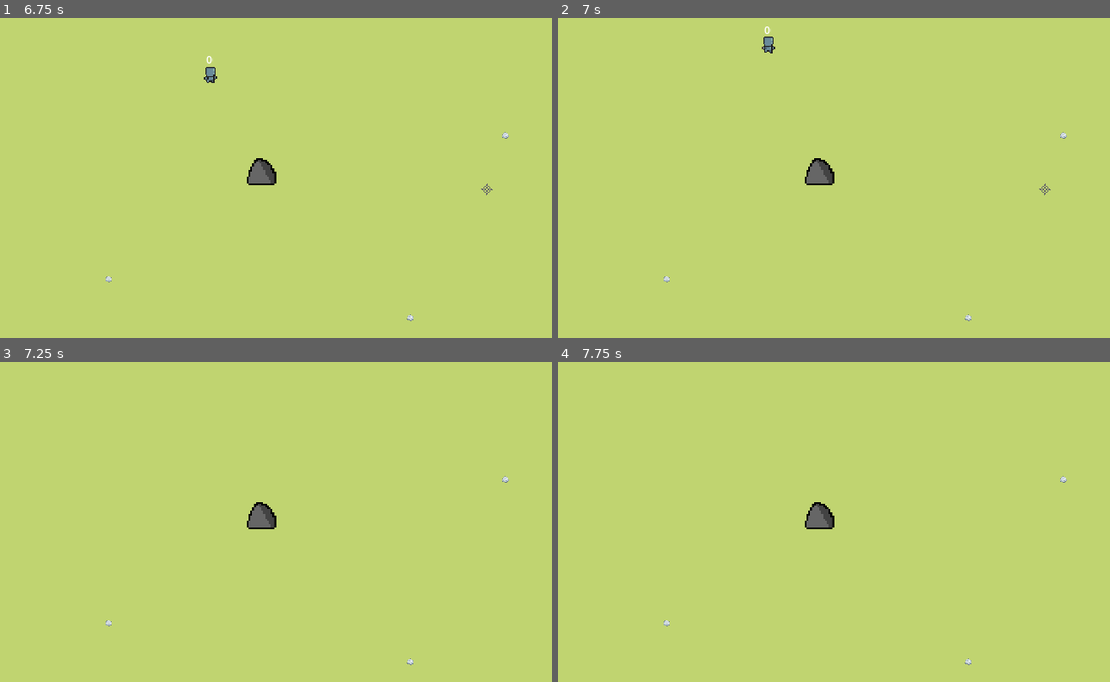
Above: before the commit, frames 1-4 (two rows, left to right).
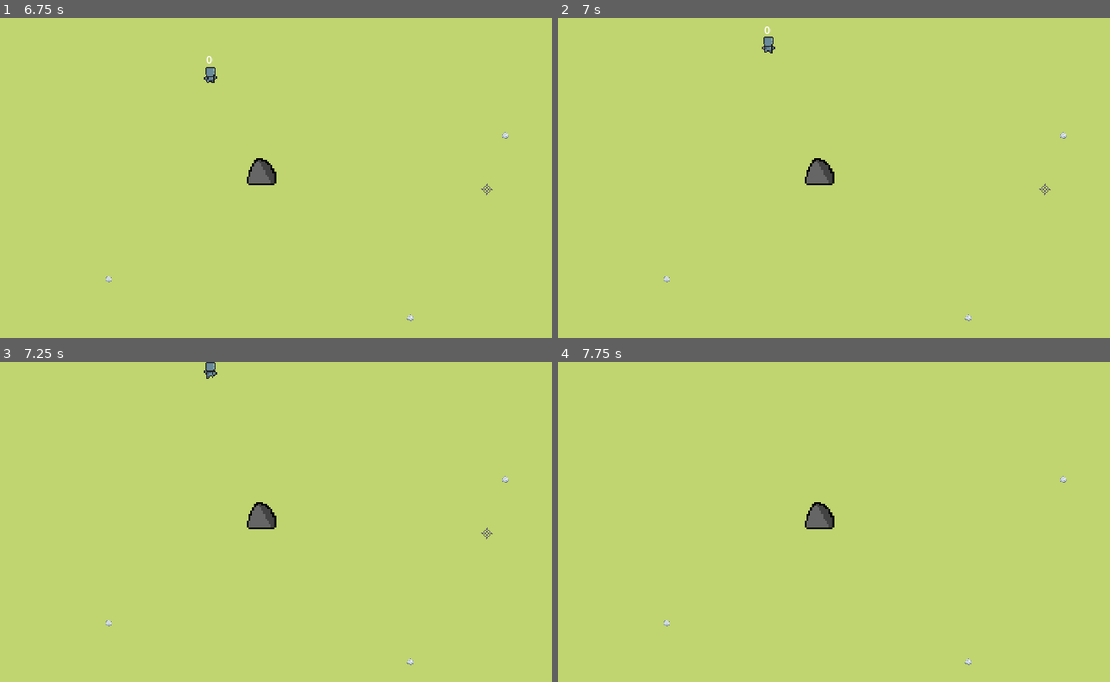
Above: after the commit, the same moments.

Repository: c2i-junia/jeu-godot
Game: Godot game, scene res://scenes/world.tscn
Two runs of this game, one before a commit and one after it. Both use one fixed random seed, a clock stepped at 60 frames per second and the inputs below.
Inputs (mouse positions are in pixels of both pictures, inside the frame that each line leads up to):
- Up to frame 1 (6.75 s): tap Enter at 0.5, 5.75 s; move the mouse to (485, 187) at 0.52 s; hold D (move_right) 0.53-1.28 s; tap Space (join-leave) at 0.6, 2.85, 3.5, 5.1, 6.5 s; move the mouse to (204, 226) at 1.27 s; hold S (move_down) 1.28-2.03 s; click (204, 226) at 1.35 s; move the mouse to (408, 123) at 2.02 s; hold D (move_right) 2.03-2.78 s; tap F (ramasser_pierre) at 2.1, 4.35, 6.6 s; move the mouse to (303, 283) at 2.77 s; hold W (move_up) 2.78-3.53 s; move the mouse to (540, 264) at 3.52 s; hold A (move_left) 3.53-5.03 s; click (540, 264) at 3.6 s; move the mouse to (138, 152) at 4.27 s; move the mouse to (369, 206) at 5.02 s; hold S (move_down) 5.03-5.78 s; move the mouse to (237, 114) at 5.77 s; hold D (move_right) 5.78-6.53 s; click (237, 114) at 5.85 s; move the mouse to (485, 187) at 6.52 s; hold W (move_up) from 6.53 s (still down)
- Up to frame 2 (7 s): keep holding W (move_up)
- Up to frame 3 (7.25 s): keep holding W (move_up)
- Up to frame 4 (7.75 s): tap Enter at 7.25 s; move the mouse to (762, 570) at 7.27 s; release W (move_up) at 7.28 s; hold D (move_right) from 7.28 s (still down); tap Space (join-leave) at 7.35 s

Frames 1-2 are identical in both runs. In frame 3, 0.1% of the frame differs, in the area x 36-90%, y 0-56%; in frame 4, nothing differs.

Commit message:
Ajout bord de map

Diff:
--- a/src/scenes/world.tscn
+++ b/src/scenes/world.tscn
@@ -231,6 +231,12 @@
 [sub_resource type="CircleShape2D" id="CircleShape2D_73e5t"]
 radius = 6.0
 
+[sub_resource type="SegmentShape2D" id="SegmentShape2D_nfke4"]
+b = Vector2(0, 648)
+
+[sub_resource type="SegmentShape2D" id="SegmentShape2D_p5588"]
+b = Vector2(1152, 0)
+
 [node name="World" type="Node2D"]
 y_sort_enabled = true
 script = ExtResource("1_kex6r")
@@ -281,6 +287,23 @@
 
 [node name="CollisionShape2D" type="CollisionShape2D" parent="CollectableStone3"]
 shape = SubResource("CircleShape2D_73e5t")
+
+[node name="bordDeMap" type="StaticBody2D" parent="."]
+
+[node name="Largeur1" type="CollisionShape2D" parent="bordDeMap"]
+shape = SubResource("SegmentShape2D_nfke4")
+
+[node name="Largeur2" type="CollisionShape2D" parent="bordDeMap"]
+position = Vector2(1152, 0)
+shape = SubResource("SegmentShape2D_nfke4")
+
+[node name="Longueur1" type="CollisionShape2D" parent="bordDeMap"]
+position = Vector2(0, 20)
+shape = SubResource("SegmentShape2D_p5588")
+
+[node name="Longueur2" type="CollisionShape2D" parent="bordDeMap"]
+position = Vector2(0, 648)
+shape = SubResource("SegmentShape2D_p5588")
 
 [connection signal="body_entered" from="CollectableStone" to="CollectableStone" method="_on_body_entered"]
 [connection signal="body_exited" from="CollectableStone" to="CollectableStone" method="_on_body_exited"]
--- a/src/scripts/player.gd
+++ b/src/scripts/player.gd
@@ -80,7 +80,6 @@
 
 # ------------ FONCTIONS ------------
 func _on_area_2d_body_entered(body):
-	print(body.name)
 	if body.name != nom_pierre_lancee:
 		if body.name == "Pierre":
 			queue_free()
Not shown: 1 places in src/scenes/world.tscn that only renumber resources
